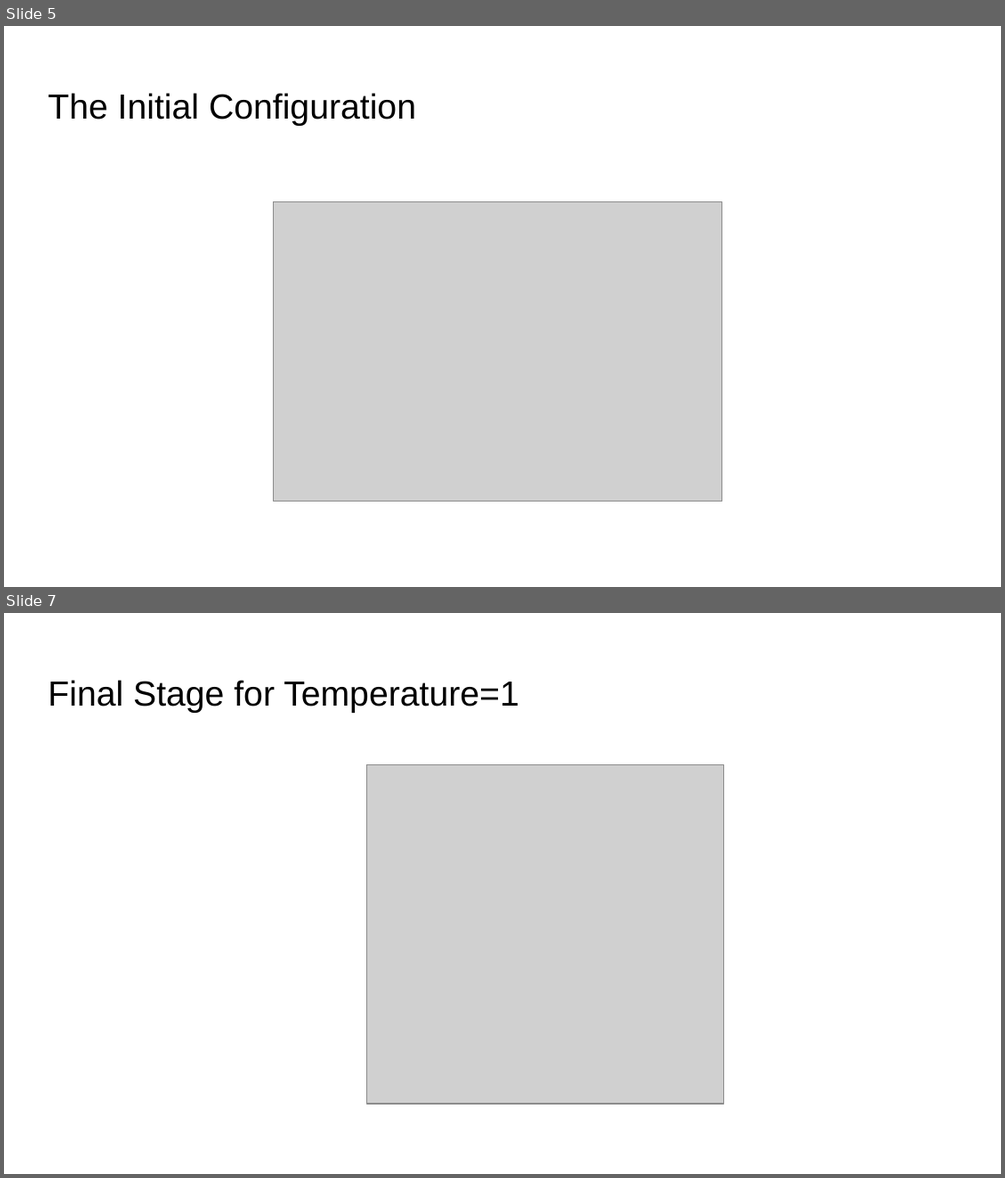
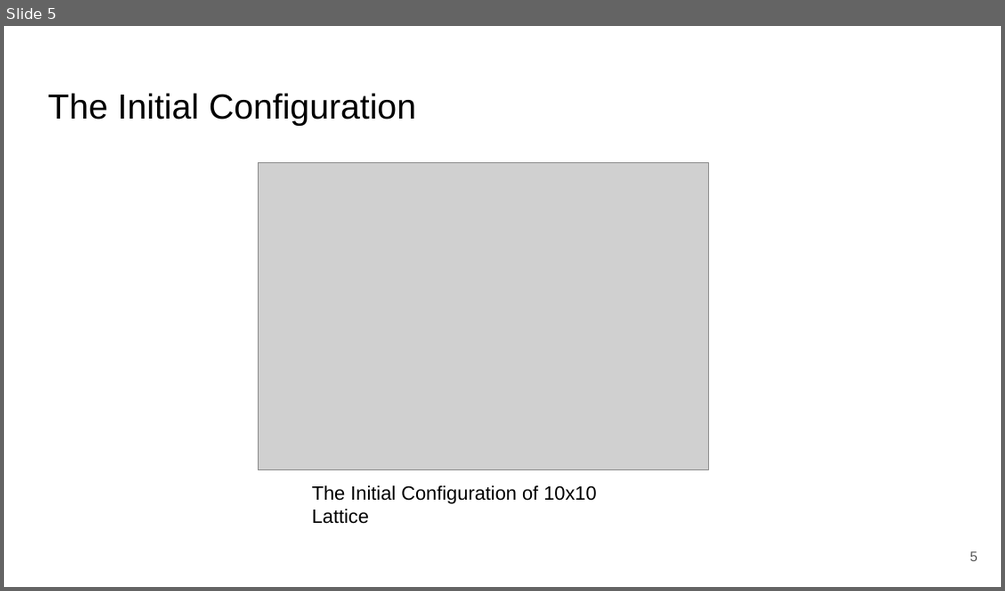
Before and after one commit to DipeshPoudel/MDS-607-MonteCarloMethods, a slide deck: ising_model/MDSDipeshPoudel10/2DIsingModel.pptx. Shown one above the other, each under a label of ours: slides 5 and 7 before the commit, slide 5 after it; the slides between them are not shown. The pictures are 1005x1178 and 1005x591 pixels, drawn with LibreOffice and Linux fonts; fonts in the diff are those of the drawing; grey boxes stand for pictures. Boxes give left, top, right and bottom in pixels: in the first picture for what was removed or moved away, otherwise in the second. Text is boxed around its words. In the diff, an @@ line names an element or a change of style, - is before the commit and + after.

Commit message:
Finalized PPT and Report

```diff
--- a/ising_model/MDSDipeshPoudel10/2DIsingModel.pptx
+++ b/ising_model/MDSDipeshPoudel10/2DIsingModel.pptx
@@ slide 7 removed at bbox=[4, 613, 1001, 1174], background #FFFFFF @@
@@ title removed at bbox=[48, 680, 519, 713] @@
-Final Stage for Temperature=1
@@ picture removed at bbox=[367, 764, 724, 1103] @@
@@ slide 5 changed as well @@
@@ picture: place and size @@
-picture at bbox=[273, 202, 721, 501]
+picture at bbox=[259, 162, 709, 471]
@@ text added at bbox=[312, 485, 596, 524], 14 pt, text #000000 @@
+The Initial Configuration of 10x10 Lattice
@@ page number added at bbox=[970, 551, 978, 561], 10 pt, text #595959 @@
+5
```
Also in this commit, not shown: 6 other slides changed, 7 slides added, 1 other slide removed, 12 other files.
